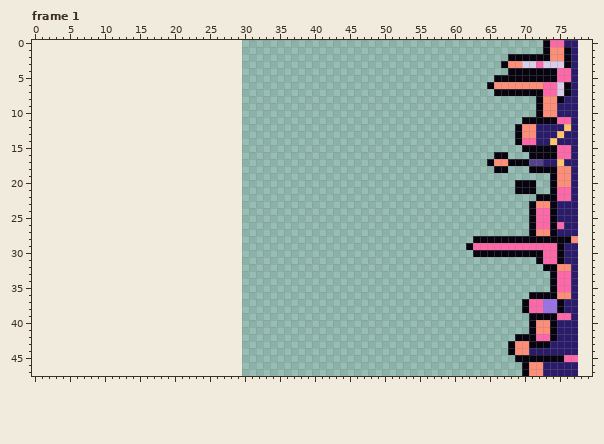
Two states of a pixel-art file, art/office/faces/takeover.aseprite. That is the earlier state.
48x48 pixels, 8 frames. Shown: frame 1. The old version is drawn lined up with the new one, on the new canvas. The commit also changed other frames, which this record leaves out.
The same view after the edit:
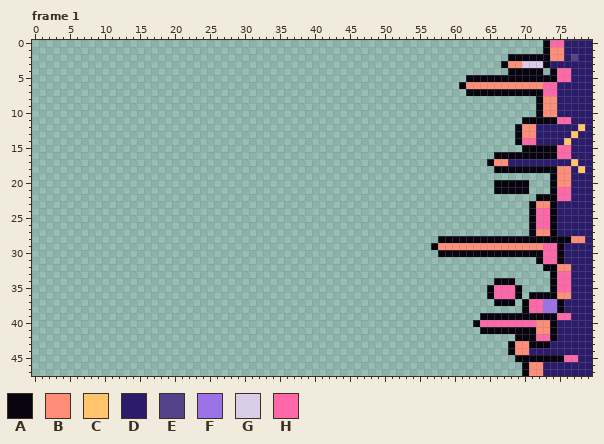
Palette (. is transparent): A #07040f  B #ff8e78  C #ffc46c  D #2a1b6b  E #54428a  F #9b72e8  G #d9cde9  H #ff68a8
The edit:
canvas 48x48 -> 80x48, the old top-left corner now at 30,0
--- frame 1
@@ x 55..79 @@
- 0 ..................AHHDD..
- 1 ..................ABBAD..
- 2 .............AAAAAABBAD..
- 3 ............ABBGGHGGGAD..
- 4 .............AAAAAAAHHD..
- 5 ...........AAAAAAAAAHHD..
- 6 ..........ABBBBBBBHHGAD..
- 7 ...........AAAAAAAHHGAD..
- 8 .................ABBADD..
- 9 .................ABBDDD..
-10 .................ABBDDD..
-11 ...............AAAAAHHD..
-12 ..............ABBDDDDCD..
-13 ..............ABBDDDCDD..
-14 ..............AHHDDCDDD..
-15 ...............AAAAAHHD..
-16 ...........AA...AAAAHHD..
-17 ..........ABBAAAEEDDCDD..
-18 ...........AA...AAAABBD..
-19 ...................ABBD..
-20 ..............AAA..ABBD..
-21 ..............AAA..AHHD..
-22 .................AAAHHD..
-23 ................ABBADDD..
-24 ................AHHADDD..
-25 ................AHHADDD..
-26 ................AHHAHDD..
-27 ................ABBADDD..
-28 ........AAAAAAAAAAAAAAB..
-29 .......AHHHHHHHHHHHHADD..
-30 ........AAAAAAAAAAHHADD..
-31 .................AHHADD..
-32 ..................AABBD..
-33 ...................AHHD..
-34 ...................AHHD..
-35 ...................AHHD..
-36 ................AAAABBD..
-37 ...............AHHFFADD..
-38 ...............AHHFFADD..
-39 ................AAAAHHD..
-40 ................ABBADDD..
-41 ................ABBADDD..
-42 ..............AAAHHADDD..
-43 .............ABBAAADDDD..
-44 .............ABBDDDDDDD..
-45 ..............AAAAAAAHH..
-46 ...............ABBDDDDD..
-47 ...............ABBDDDDD..
+ 0 ..................AHHDDDD
+ 1 ..................ABBDDDD
+ 2 .............AAAAAABBDEDD
+ 3 ............ABBGGGADDDDDD
+ 4 .............AAAAA.AHHDDD
+ 5 .......AAAAAAAAAAAAAHHDDD
+ 6 ......ABBBBBBBBBBBHHDDDDD
+ 7 .......AAAAAAAAAAAHHDDDDD
+ 8 .................ABBDDDDD
+ 9 .................ABBDDDDD
+10 .................ABBDDDDD
+11 ...............AAAAAHHDDD
+12 ..............ABBDDDDDDCD
+13 ..............ABBDDDDDCDD
+14 ..............AHHDDDDCDDD
+15 ...............AAAAAHHDDD
+16 ...........AAAAAAAAAHHDDD
+17 ..........ABBDDDDDDDDDCDD
+18 ...........AAAAAAAAABBDCD
+19 ...................ABBDDD
+20 ...........AAAAA...ABBDDD
+21 ...........AAAAA...AHHDDD
+22 .................AAAHHDDD
+23 ................ABBADDDDD
+24 ................AHHADDDDD
+25 ................AHHADDDDD
+26 ................AHHADDDDD
+27 ................ABBADDDDD
+28 ...AAAAAAAAAAAAAAAAAAABBD
+29 ..ABBBBBBBBBBBBBBBHHADDDD
+30 ...AAAAAAAAAAAAAAAHHADDDD
+31 .................AHHADDDD
+32 ..................AABBDDD
+33 ...................AHHDDD
+34 ...........AAA.....AHHDDD
+35 ..........AHHHA....AHHDDD
+36 ..........AHHHA.AAAABBDDD
+37 ...........AAA.AHHFFADDDD
+38 ...............AHHFFADDDD
+39 .........AAAAAAAAAAAHHDDD
+40 ........AHHHHHHHHBBADDDDD
+41 .........AAAAAAAABBADDDDD
+42 ..............AAAHHADDDDD
+43 .............ABBAAADDDDDD
+44 .............ABBDDDDDDDDD
+45 ..............AAAAAAAHHDD
+46 ...............ABBDDDDDDD
+47 ...............ABBDDDDDDD
